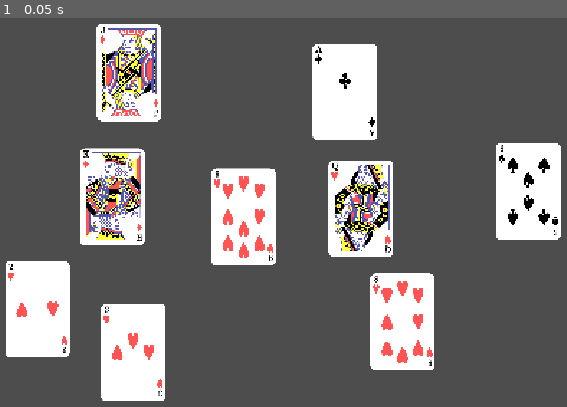
Above: before the commit, frame 1.
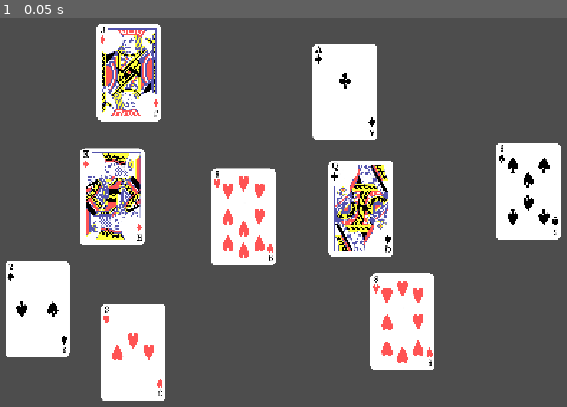
Above: after the commit, the same moment.

Repository: uxabix/Godot-Durak-Reimagined
Game: Godot game, scene res://Scenes/Game/game.tscn
Two runs of this game, one before a commit and one after it. Both use one fixed random seed, a clock stepped at 60 frames per second and the inputs below.
Inputs:
- Up to frame 1 (0.05 s): no input

The runs differ from the first frame. In frame 1, 1.6% of the frame differs, in the area x 1-69%, y 37-85%.

Commit message:
Cards are now dynamicaly updating in editor, card flip

Diff:
--- a/Scenes/Card/card.gd
+++ b/Scenes/Card/card.gd
@@ -1,23 +1,40 @@
+@tool
 extends Node2D
 const Card = preload("res://Scenes/Card/card_defines.gd")
 
-@export var suit: Card.Suit
-@export var rank: Card.Rank
+
+@export var is_face_up: bool = true:
+	set(value):
+		is_face_up = value
+		flip()
+@export var suit: Card.Suit:
+	set(value):
+		suit = value
+		set_textures()
+@export var rank: Card.Rank:
+	set(value):
+		rank = value
+		set_textures()
+		set_text()
 @export var type: Card.Type
 
+func flip():
+	$Front.visible = is_face_up
+	$Back.visible = not is_face_up
 
 func set_textures():
-	for i in $Suits.get_children():
+	for i in $Front/Suits.get_children():
 		i.texture = load("res://Scenes/Card/Textures/Suits/"
 		 + Card.get_suit_name(suit) + "/Suit.png")
-	$Images/Rank.visible = rank in Card.HAS_TEXTURE
-	$Images/Suits.visible = not $Images/Rank.visible
-	if $Images/Rank.visible:
-		$Images/Rank.texture = load("res://Scenes/Card/Textures/Suits/" + Card.get_suit_name(suit) +
-		"/Ranks/" + Card.get_rank_name(rank) + ".png")
+	$Front/Images/Rank.visible = rank in Card.HAS_TEXTURE
+	$Front/Images/Suits.visible = not $Front/Images/Rank.visible
+	if $Front/Images/Rank.visible:
+		$Front/Images/Rank.texture = load("res://Scenes/Card/Textures/Suits/"
+		 + Card.get_suit_name(suit) + "/Ranks/"
+		 + Card.get_rank_name(rank) + ".png")
 	else:
 		var i = 0
-		for image in $Images/Suits.get_children():
+		for image in $Front/Images/Suits.get_children():
 			image.visible = Card.patterns[rank][i]
 			image.texture = load("res://Scenes/Card/Textures/Suits/"
 			 + Card.get_suit_name(suit) + "/Suit.png")
@@ -25,7 +42,7 @@
 
 
 func set_text():
-	for i in $Ranks/Control.get_children():
+	for i in $Front/Ranks/Control.get_children():
 		var name = Card.get_rank_name(rank)
 		name = str(rank + Card.FIRST_CARD_VALUE) if name == "" else name
 		i.text = name if len(name) < 3 else name[0]
--- a/Scenes/Card/card.tscn
+++ b/Scenes/Card/card.tscn
@@ -15,80 +15,82 @@
 scale = Vector2(0.25, 0.25)
 script = ExtResource("1_yw1pg")
 
-[node name="Front" type="Sprite2D" parent="."]
+[node name="Front" type="Node2D" parent="."]
+
+[node name="Front" type="Sprite2D" parent="Front"]
 scale = Vector2(0.24999999, 0.24999999)
 texture = ExtResource("1_pedkj")
 
-[node name="Images" type="Node2D" parent="."]
+[node name="Images" type="Node2D" parent="Front"]
 scale = Vector2(4.9999995, 4.9999995)
 
-[node name="Suits" type="Node2D" parent="Images"]
+[node name="Suits" type="Node2D" parent="Front/Images"]
 visible = false
 
-[node name="1" type="Sprite2D" parent="Images/Suits"]
+[node name="1" type="Sprite2D" parent="Front/Images/Suits"]
 position = Vector2(-18, -30)
 scale = Vector2(0.049206294, 0.04920631)
 texture = ExtResource("2_ac5pp")
 
-[node name="2" type="Sprite2D" parent="Images/Suits"]
+[node name="2" type="Sprite2D" parent="Front/Images/Suits"]
 position = Vector2(0, -38)
 scale = Vector2(0.049206294, 0.04920631)
 texture = ExtResource("2_ac5pp")
 
-[node name="3" type="Sprite2D" parent="Images/Suits"]
+[node name="3" type="Sprite2D" parent="Front/Images/Suits"]
 position = Vector2(18, -30)
 scale = Vector2(0.049206294, 0.04920631)
 texture = ExtResource("2_ac5pp")
 
-[node name="4" type="Sprite2D" parent="Images/Suits"]
+[node name="4" type="Sprite2D" parent="Front/Images/Suits"]
 position = Vector2(-18, 0)
 rotation = -3.1415925
 scale = Vector2(0.049206294, 0.04920631)
 texture = ExtResource("2_ac5pp")
 
-[node name="5" type="Sprite2D" parent="Images/Suits"]
+[node name="5" type="Sprite2D" parent="Front/Images/Suits"]
 position = Vector2(0, -13)
 scale = Vector2(0.049206294, 0.04920631)
 texture = ExtResource("2_ac5pp")
 
-[node name="6" type="Sprite2D" parent="Images/Suits"]
+[node name="6" type="Sprite2D" parent="Front/Images/Suits"]
 position = Vector2(18, 0)
 scale = Vector2(0.049206294, 0.04920631)
 texture = ExtResource("2_ac5pp")
 
-[node name="7" type="Sprite2D" parent="Images/Suits"]
+[node name="7" type="Sprite2D" parent="Front/Images/Suits"]
 position = Vector2(-18, 30)
 rotation = 3.1415927
 scale = Vector2(0.049206294, 0.04920631)
 texture = ExtResource("2_ac5pp")
 
-[node name="8" type="Sprite2D" parent="Images/Suits"]
+[node name="8" type="Sprite2D" parent="Front/Images/Suits"]
 position = Vector2(0, 13)
 rotation = 3.1415927
 scale = Vector2(0.049206294, 0.04920631)
 texture = ExtResource("2_ac5pp")
 
-[node name="9" type="Sprite2D" parent="Images/Suits"]
+[node name="9" type="Sprite2D" parent="Front/Images/Suits"]
 position = Vector2(18, 30)
 rotation = 3.1415927
 scale = Vector2(0.049206294, 0.04920631)
 texture = ExtResource("2_ac5pp")
 
-[node name="10" type="Sprite2D" parent="Images/Suits"]
+[node name="10" type="Sprite2D" parent="Front/Images/Suits"]
 position = Vector2(0, 38)
 rotation = -3.1415925
 scale = Vector2(0.049206294, 0.04920631)
 texture = ExtResource("2_ac5pp")
 
-[node name="Rank" type="Sprite2D" parent="Images"]
+[node name="Rank" type="Sprite2D" parent="Front/Images"]
 position = Vector2(0.99999994, -0.99999994)
 scale = Vector2(0.05, 0.05)
 texture = ExtResource("4_c0g18")
 
-[node name="Ranks" type="Node2D" parent="."]
+[node name="Ranks" type="Node2D" parent="Front"]
 scale = Vector2(0.99999994, 0.99999994)
 
-[node name="Control" type="Control" parent="Ranks"]
+[node name="Control" type="Control" parent="Front/Ranks"]
 custom_minimum_size = Vector2(11.235, 0)
 layout_mode = 3
 anchors_preset = 15
@@ -101,7 +103,7 @@
 grow_horizontal = 2
 grow_vertical = 2
 
-[node name="Rank_Top_Left" type="Label" parent="Ranks/Control"]
+[node name="Rank_Top_Left" type="Label" parent="Front/Ranks/Control"]
 layout_mode = 1
 anchors_preset = -1
 anchor_left = -0.010638341
@@ -115,7 +117,7 @@
 horizontal_alignment = 1
 metadata/_edit_use_anchors_ = true
 
-[node name="Rank_Bottom_Right" type="Label" parent="Ranks/Control"]
+[node name="Rank_Bottom_Right" type="Label" parent="Front/Ranks/Control"]
 layout_mode = 1
 anchors_preset = -1
 anchor_left = 1.0130118
@@ -132,14 +134,14 @@
 horizontal_alignment = 1
 metadata/_edit_use_anchors_ = true
 
-[node name="Suits" type="Node2D" parent="."]
+[node name="Suits" type="Node2D" parent="Front"]
 position = Vector2(-152.74995, -189.10298)
 scale = Vector2(0.14087297, 0.14087297)
 
-[node name="Suit_Top_Left" type="Sprite2D" parent="Suits"]
+[node name="Suit_Top_Left" type="Sprite2D" parent="Front/Suits"]
 texture = ExtResource("2_ac5pp")
 
-[node name="Suit_Bottom_Right" type="Sprite2D" parent="Suits"]
+[node name="Suit_Bottom_Right" type="Sprite2D" parent="Front/Suits"]
 position = Vector2(2184.5918, 2584.6191)
 rotation = -3.1415927
 texture = ExtResource("2_ac5pp")
--- a/Scenes/Card/card_defines.gd
+++ b/Scenes/Card/card_defines.gd
@@ -1,3 +1,4 @@
+@tool
 extends Node
 
 enum Type {
--- /dev/null
+++ b/Scenes/Game/game.gd
@@ -0,0 +1,11 @@
+extends Node2D
+
+
+# Called when the node enters the scene tree for the first time.
+func _ready() -> void:
+	pass # Replace with function body.
+
+
+# Called every frame. 'delta' is the elapsed time since the previous frame.
+func _process(delta: float) -> void:
+	pass
--- a/Scenes/Game/game.tscn
+++ b/Scenes/Game/game.tscn
@@ -1,8 +1,10 @@
-[gd_scene load_steps=2 format=3 uid="uid://c21jbfo7ww31x"]
+[gd_scene load_steps=3 format=3 uid="uid://c21jbfo7ww31x"]
 
 [ext_resource type="PackedScene" uid="uid://dxr7phpxd7qol" path="res://Scenes/Card/card.tscn" id="1_mv0hc"]
+[ext_resource type="Script" uid="uid://ci2dpyf87xojq" path="res://Scenes/Game/game.gd" id="1_qxfds"]
 
 [node name="Game" type="Node2D"]
+script = ExtResource("1_qxfds")
 
 [node name="CanvasLayer" type="CanvasLayer" parent="."]
 
@@ -18,6 +20,7 @@
 position = Vector2(671, 183)
 suit = 2
 rank = 12
+type = 2
 
 [node name="Card2" parent="CanvasLayer/Control" instance=ExtResource("1_mv0hc")]
 position = Vector2(935, 326)
@@ -35,6 +38,7 @@
 
 [node name="Card8" parent="CanvasLayer/Control" instance=ExtResource("1_mv0hc")]
 position = Vector2(694, 351)
+suit = 2
 rank = 10
 
 [node name="Card9" parent="CanvasLayer/Control" instance=ExtResource("1_mv0hc")]
@@ -48,6 +52,7 @@
 
 [node name="Card6" parent="CanvasLayer/Control" instance=ExtResource("1_mv0hc")]
 position = Vector2(228, 496)
+suit = 3
 
 [node name="Card7" parent="CanvasLayer/Control" instance=ExtResource("1_mv0hc")]
 position = Vector2(366, 558)
Not shown, added: Scenes/Game/game.gd.uid
